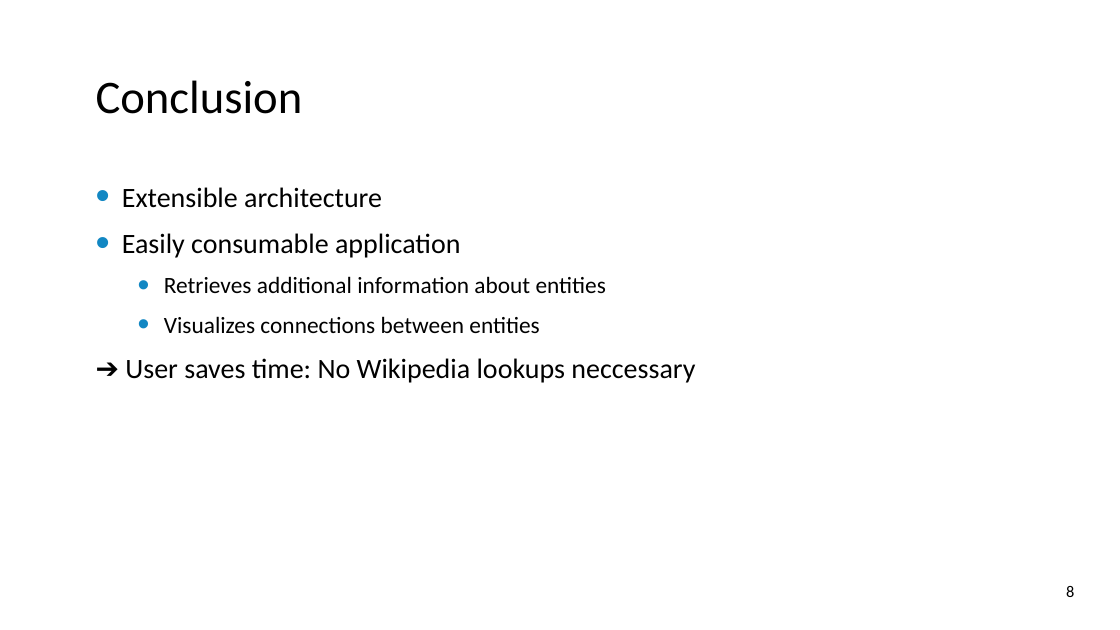
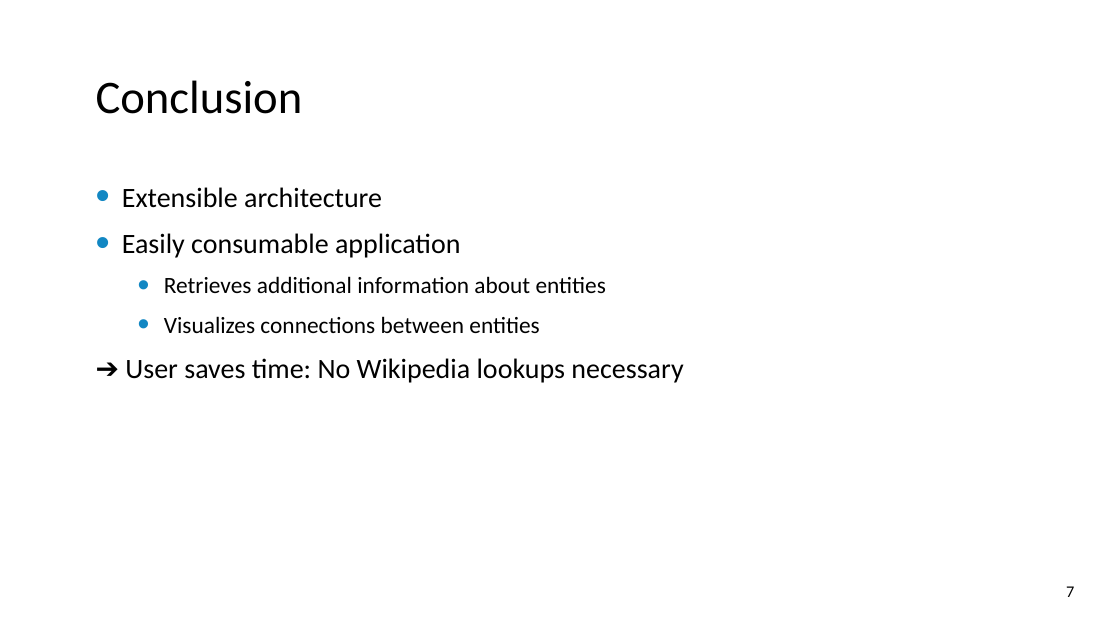
Before and after one commit to ofrendo/SemanticWebTechnologies, a slide deck: slide 7 of ProjectPresentation/EntityAnnotation.pptx (slide 8 before the commit). Drawn at 1120x630 pixels with LibreOffice and Linux fonts; fonts in the diff are those of the drawing; background and template pictures are left out. Boxes give left, top, right and bottom in pixels: in the first picture for what was removed or moved away, otherwise in the second. Text is boxed around its words. In the diff, an @@ line names an element or a change of style, - is before the commit and + after.

```diff
--- a/ProjectPresentation/EntityAnnotation.pptx
+++ b/ProjectPresentation/EntityAnnotation.pptx
@@ text at box(125, 358, 683, 383): text changed @@
-➔ User saves time: No Wikipedia lookups neccessary
+➔ User saves time: No Wikipedia lookups necessary
@@ page number at box(1066, 586, 1074, 597): text changed @@
-8
+7
```
Also in this commit, not shown: 1 other slide changed, 1 slide added.
